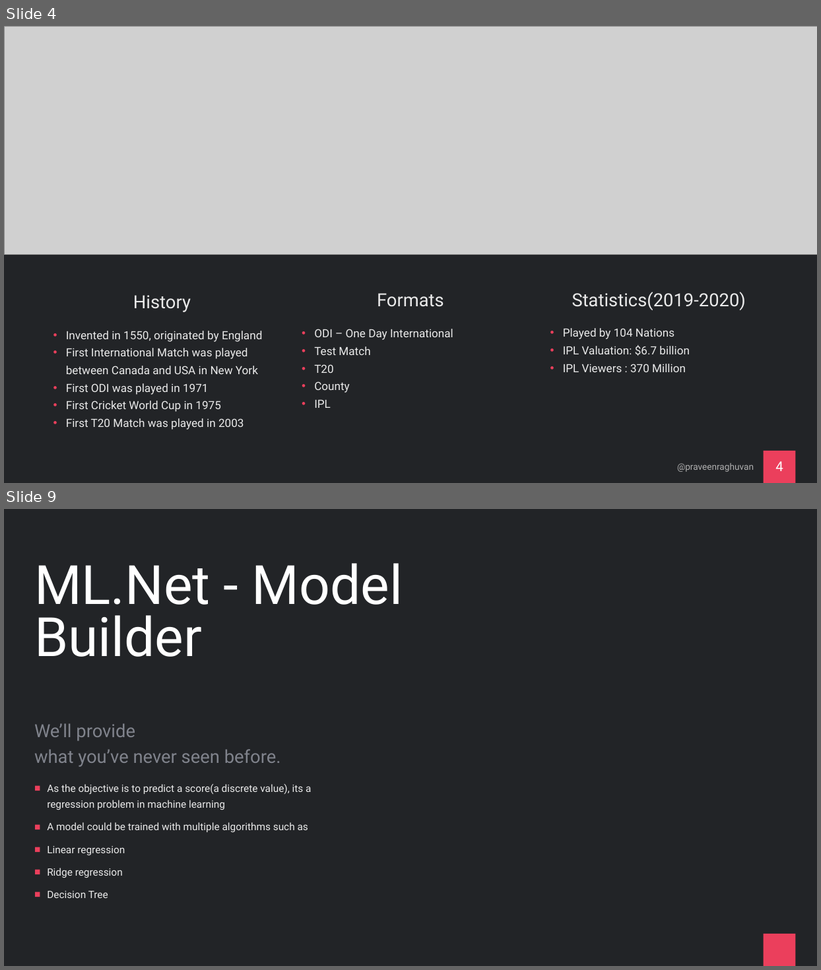
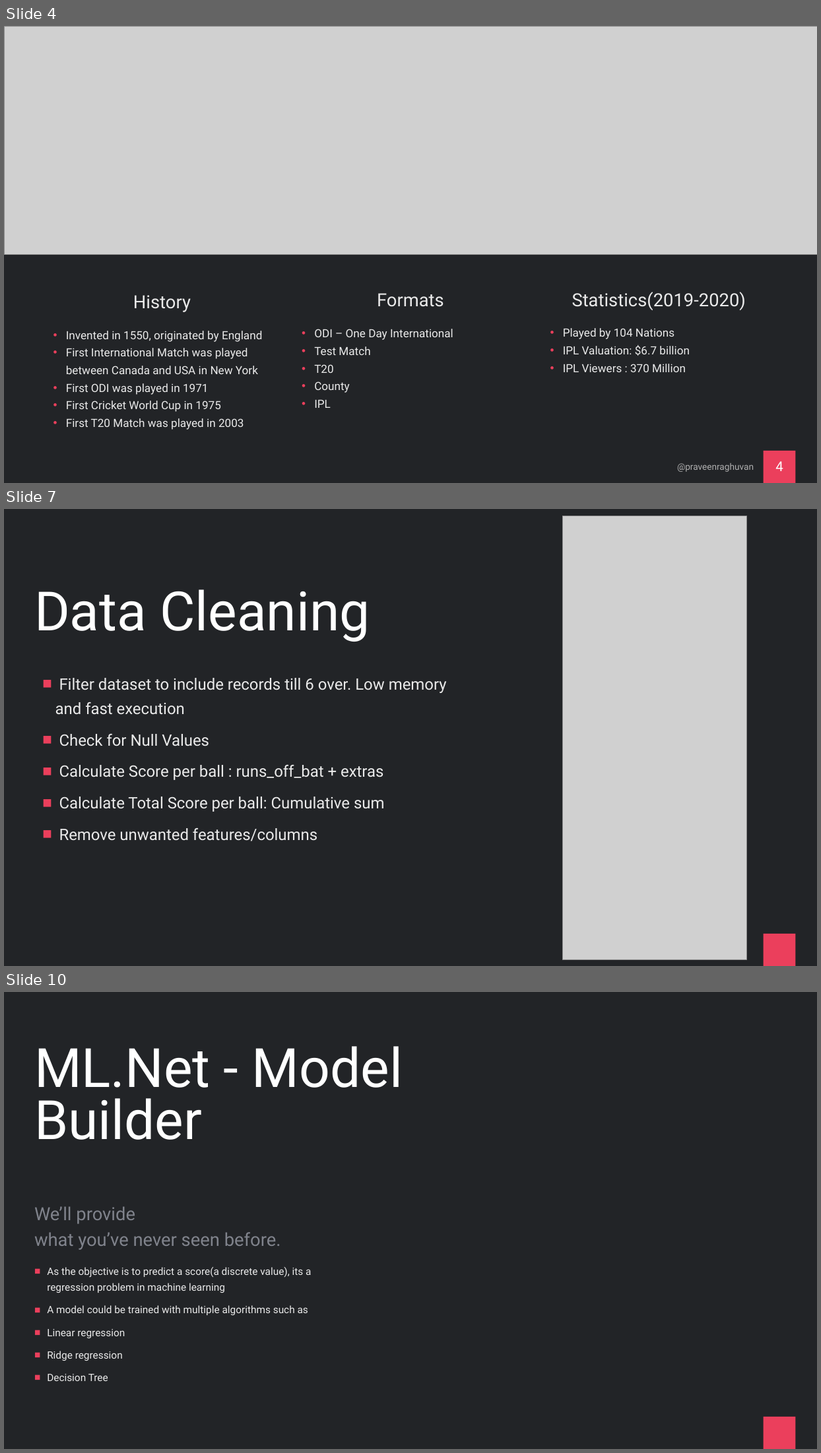
Before and after one commit to praveenraghuvanshi/tech-sessions, a slide deck: 16062021-Global-AI-Community-2021/cricket-analytics.pptx. Shown one above the other, each under a label of ours: slides 4 and 9 before the commit, slides 4, 7 and 10 after it; the slides between them are not shown. The pictures are 821x970 and 821x1453 pixels, drawn with LibreOffice and Linux fonts; fonts in the diff are those of the drawing; grey boxes stand for pictures. Boxes give left, top, right and bottom in pixels: in the first picture for what was removed or moved away, otherwise in the second. Text is boxed around its words. In the diff, an @@ line names an element or a change of style, - is before the commit and + after.

```diff
--- a/16062021-Global-AI-Community-2021/cricket-analytics.pptx
+++ b/16062021-Global-AI-Community-2021/cricket-analytics.pptx
@@ slide 7 added at (x1=4, y1=509, x2=817, y2=966), background #222427; not listed: 1 template element that a slide beside it also shows @@
@@ picture added at (x1=562, y1=516, x2=746, y2=960) @@
@@ title added at (x1=34, y1=590, x2=370, y2=642), 96 pt, text #FFFFFF @@
+Data Cleaning
@@ text added at (x1=55, y1=678, x2=447, y2=842), 28 pt, text #EAEAEA @@
+■ Filter dataset to include records till 6 over. Low memory and fast execution
+■ Check for Null Values
+■ Calculate Score per ball : runs_off_bat + extras
+■ Calculate Total Score per ball: Cumulative sum
+■ Remove unwanted features/columns
@@ what was slide 9 is now slide 10 @@
```
Also in this commit, not shown: 5 slides changed, 2 other slides added, 2 slides removed, 10 other files.
